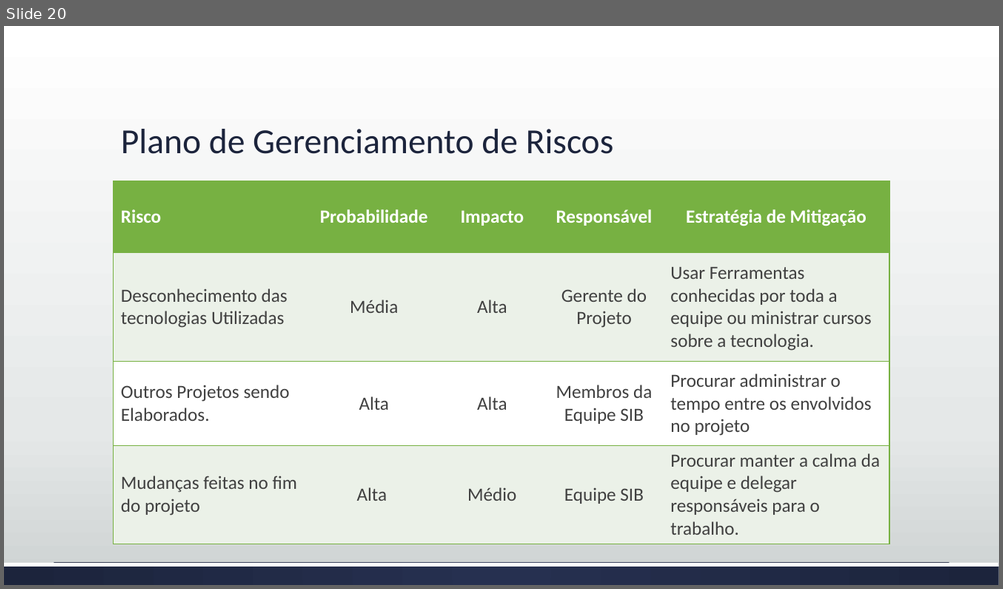
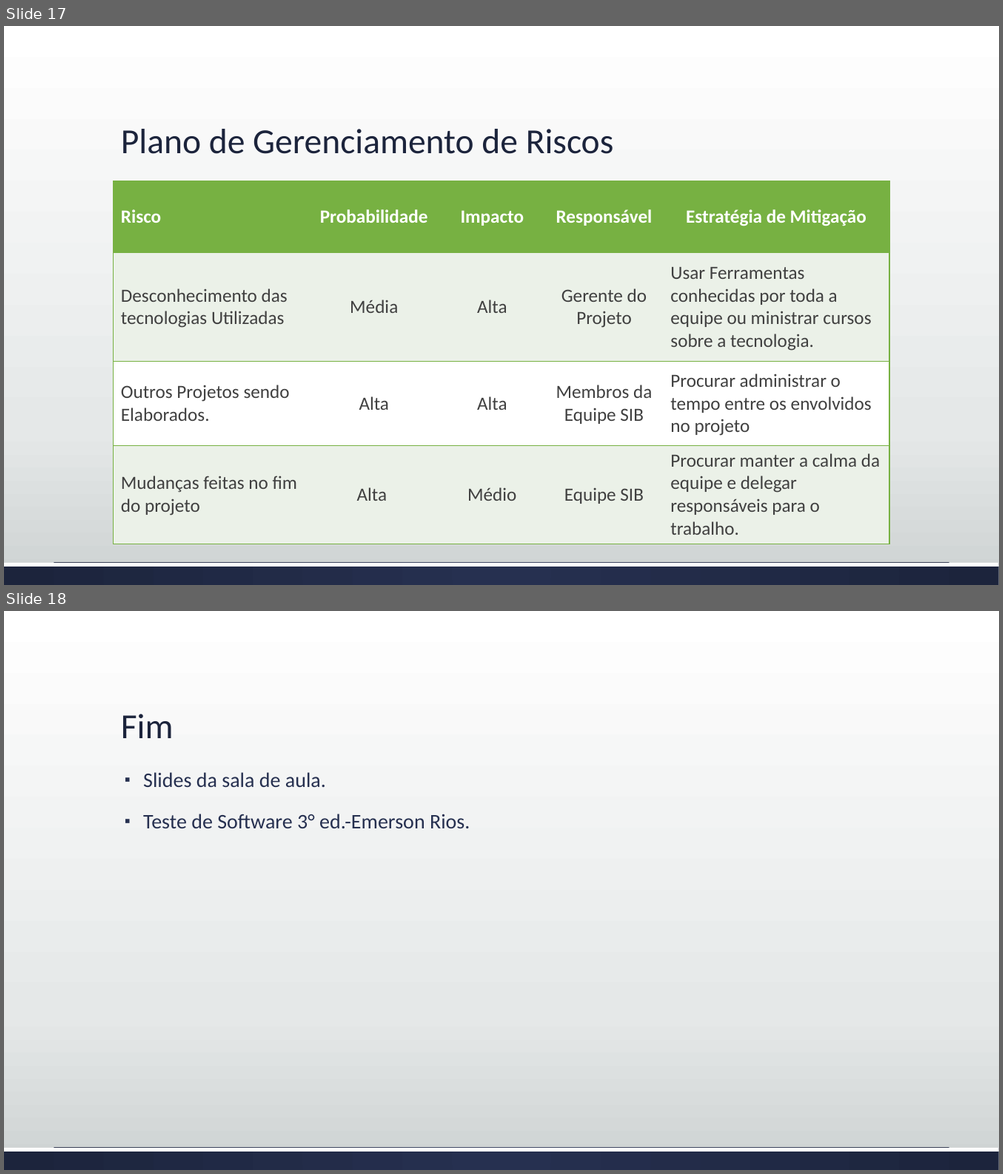
Before and after one commit to josimarpe/SIB, a slide deck: Requisitos/Plano de Projeto 1.pptx. Shown one above the other, each under a label of ours: slide 20 before the commit, slides 17 and 18 after it. The pictures are 1003x589 and 1003x1174 pixels, drawn with LibreOffice and Linux fonts; fonts in the diff are those of the drawing. Boxes give left, top, right and bottom in pixels: in the first picture for what was removed or moved away, otherwise in the second. Text is boxed around its words. In the diff, an @@ line names an element or a change of style, - is before the commit and + after.

```diff
--- a/Requisitos/Plano de Projeto 1.pptx
+++ b/Requisitos/Plano de Projeto 1.pptx
@@ slide 18 added at (x1=4, y1=611, x2=999, y2=1170), background gradient #FFFFFF to #E5E8E8 to #CDD2D2; not listed: 2 template elements that a slide beside it also shows @@
@@ title added at (x1=121, y1=714, x2=173, y2=738), 34 pt, text #1D243C @@
+Fim
@@ text added at (x1=143, y1=772, x2=469, y2=829), 20 pt, text #263050 @@
+▪ Slides da sala de aula.
+▪ Teste de Software 3° ed.-Emerson Rios.
@@ what was slide 20 is now slide 17 @@
```
Also in this commit, not shown: 2 slides changed, 1 other slide added, 5 slides removed.
